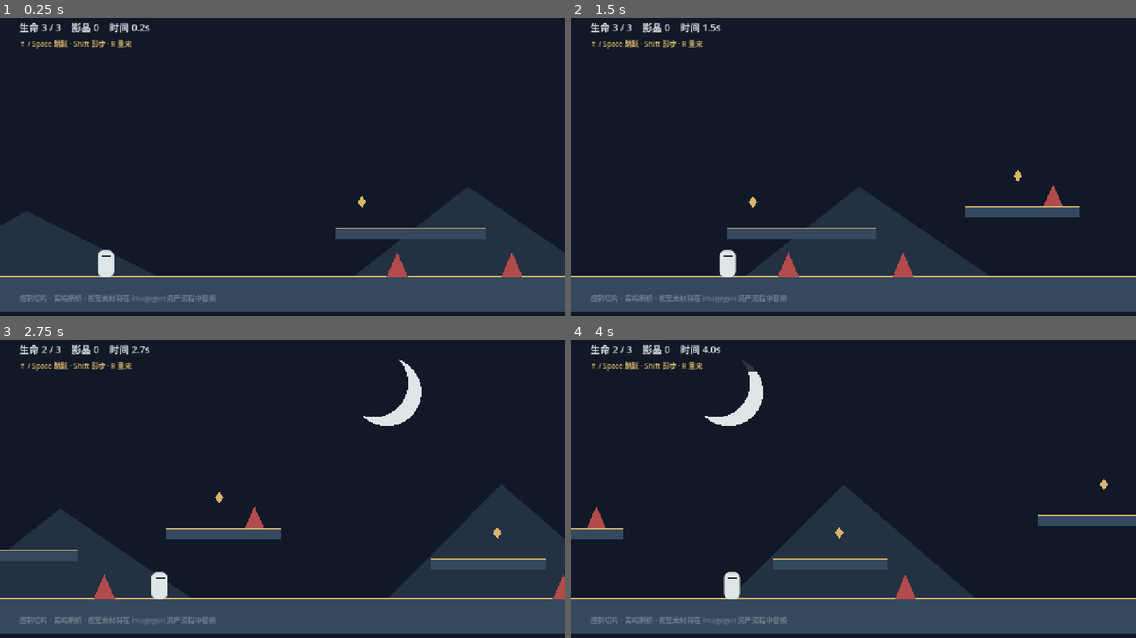
Above: before the commit, frames 1-4 (two rows, left to right).
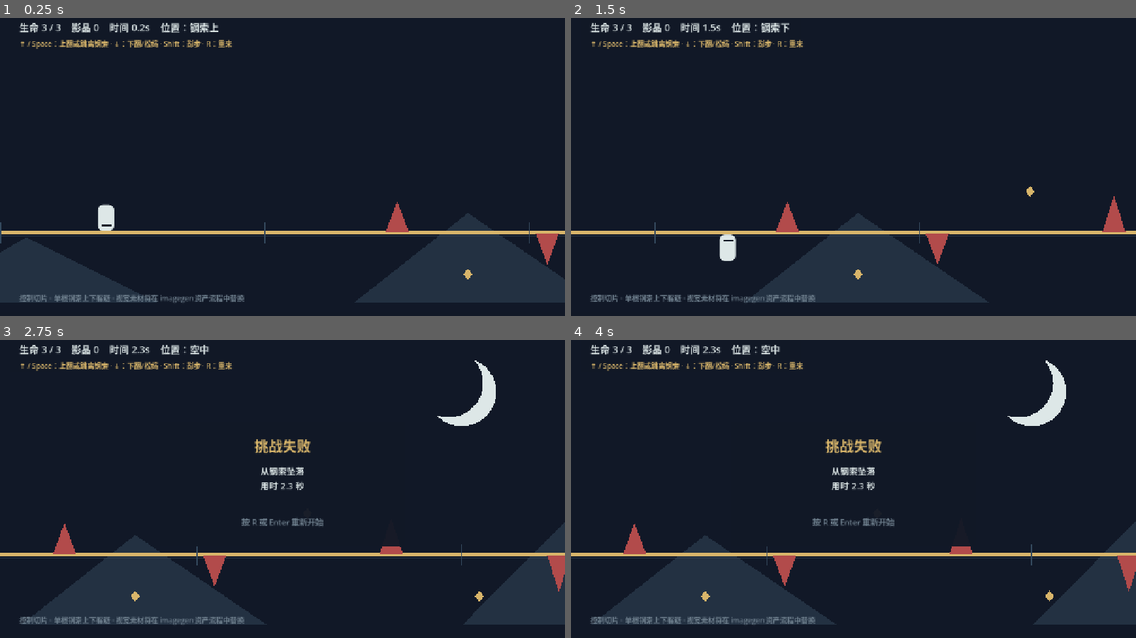
Above: after the commit, the same moments.

Repository: invokerw/ninja-must-die
Game: Godot game, scene res://scenes/main.tscn
Same seed, same stepped clock (60 frames per second), same inputs: the game is played once before the commit and once after it.
Inputs:
- Up to frame 1 (0.25 s): no input
- Up to frame 2 (1.5 s): tap Enter at 0.5 s; hold Down (drop) 0.53-1.28 s; hold Up from 0.53 s (still down); tap Shift (dash) at 0.6 s; tap Space (jump) at 0.77, 1.07 s; tap Down (drop) at 1.35 s
- Up to frame 3 (2.75 s): tap Space (jump) at 1.52, 1.55, 1.82, 2.1 s; release Up at 2.03 s; hold S from 2.03 s (still down); tap Shift (dash) at 2.3 s
- Up to frame 4 (4 s): release S at 2.78 s; hold Up from 2.78 s (still down); tap J (attack) at 2.85 s; tap Space (jump) at 3.02, 3.32, 3.77, 3.8 s; tap Down (drop) at 3.05 s; tap Shift (dash) at 3.6 s

The runs differ from the first frame. In frame 1, 20% of the frame differs, in the area x 0-100%, y 1-99%; in frame 2, 19%; in frame 3, 28%; in frame 4, 28%.

Commit message:
feat: align runner with rope traversal

Diff:
--- a/scenes/main.tscn
+++ b/scenes/main.tscn
@@ -12,9 +12,9 @@
 script = ExtResource("1_main")
 
 [node name="Player" type="CharacterBody2D" parent="."]
-position = Vector2(160, 585)
+position = Vector2(160, 486)
 collision_layer = 2
-collision_mask = 1
+collision_mask = 0
 script = ExtResource("2_player")
 
 [node name="CollisionShape2D" type="CollisionShape2D" parent="Player"]
@@ -58,7 +58,7 @@
 offset_bottom = 72.0
 theme_override_colors/font_color = Color(0.866667, 0.905882, 0.905882, 1)
 theme_override_font_sizes/font_size = 22
-text = "生命 3 / 3    影能 0 / 100    时间 0.0s"
+text = "生命 3 / 3    影晶 0    时间 0.0s    位置：钢索上"
 
 [node name="HintText" type="Label" parent="UI/HUD"]
 layout_mode = 0
@@ -68,7 +68,7 @@
 offset_bottom = 106.0
 theme_override_colors/font_color = Color(0.847059, 0.709804, 0.415686, 1)
 theme_override_font_sizes/font_size = 16
-text = "↑ / Space 跳跃 · Shift 影步 · R 重来"
+text = "↑ / Space：上翻或跳离钢索 · ↓：下翻/松绳 · Shift：影步 · R：重来"
 
 [node name="BottomText" type="Label" parent="UI/HUD"]
 layout_mode = 0
@@ -78,7 +78,7 @@
 offset_bottom = 690.0
 theme_override_colors/font_color = Color(0.431373, 0.498039, 0.552941, 1)
 theme_override_font_sizes/font_size = 16
-text = "控制切片 · 雾岭断桥 · 视觉素材将在 imagegen 资产流程中替换"
+text = "控制切片 · 单根钢索上下躲避 · 视觉素材将在 imagegen 资产流程中替换"
 
 [node name="ResultOverlay" type="ColorRect" parent="UI/HUD"]
 visible = false
--- a/scripts/hazard.gd
+++ b/scripts/hazard.gd
@@ -1,27 +1,30 @@
 class_name Hazard
 extends Area2D
 
-@export var hazard_size := Vector2(48.0, 44.0)
+@export var hazard_size := Vector2(48.0, 56.0)
+@export_enum("top", "bottom") var cable_side := "top"
 
 func _ready() -> void:
 	collision_layer = 16
 	collision_mask = 2
 	var collision := CollisionPolygon2D.new()
+	var direction := -1.0 if cable_side == "top" else 1.0
 	collision.polygon = PackedVector2Array([
-		Vector2(-hazard_size.x * 0.5, 0), Vector2(0, -hazard_size.y),
+		Vector2(-hazard_size.x * 0.5, 0), Vector2(0, hazard_size.y * direction),
 		Vector2(hazard_size.x * 0.5, 0)
 	])
 	add_child(collision)
 	queue_redraw()
 
 func _physics_process(_delta: float) -> void:
-	# Recheck overlap so immunity ending inside a hazard is not a permanent bypass.
 	for body in get_overlapping_bodies():
 		if body is PlayerController:
 			body.take_damage()
 
 func _draw() -> void:
+	var direction := -1.0 if cable_side == "top" else 1.0
 	draw_colored_polygon(PackedVector2Array([
-		Vector2(-hazard_size.x * 0.5, 0), Vector2(0, -hazard_size.y),
+		Vector2(-hazard_size.x * 0.5, 0), Vector2(0, hazard_size.y * direction),
 		Vector2(hazard_size.x * 0.5, 0)
 	]), Color("b24b4b"))
+	draw_line(Vector2(-hazard_size.x * 0.5, 0), Vector2(hazard_size.x * 0.5, 0), Color("d8b56a"), 3.0)
--- a/scripts/main.gd
+++ b/scripts/main.gd
@@ -1,28 +1,30 @@
 extends Node2D
+
+const ROPE_Y := 520.0
+const FINISH_X := 8500.0
 
 @onready var player: PlayerController = $Player
 @onready var status_text: Label = $UI/HUD/StatusText
+@onready var hint_text: Label = $UI/HUD/HintText
 @onready var result_overlay: ColorRect = $UI/HUD/ResultOverlay
 @onready var result_title: Label = $UI/HUD/ResultOverlay/ResultTitle
 @onready var result_body: Label = $UI/HUD/ResultOverlay/ResultBody
-@onready var top_bar: ColorRect = $UI/HUD/TopBar
 
 var _elapsed_time := 0.0
 var _finished := false
-var _platform_rects: Array[Rect2] = []
-var _hazard_positions: Array[Vector2] = []
 var _pickup_positions: Array[Vector2] = []
-var _finish_position := Vector2(8500.0, 590.0)
+var _finish_scene := preload("res://scripts/finish.gd")
 var _hazard_scene := preload("res://scripts/hazard.gd")
 var _pickup_scene := preload("res://scripts/pickup.gd")
-var _finish_scene := preload("res://scripts/finish.gd")
 
 func _ready() -> void:
 	_ensure_input_map()
+	player.rope_y = ROPE_Y
+	player.global_position = Vector2(160.0, ROPE_Y - player.rope_offset)
 	_build_level()
-	player.tuning = load("res://data/control_tuning.tres")
 	player.health_changed.connect(_on_health_changed)
 	player.crystal_collected.connect(_on_crystal_collected)
+	player.rope_side_changed.connect(_on_rope_side_changed)
 	player.run_failed.connect(_on_run_failed)
 	player.active = true
 	_update_status()
@@ -41,8 +43,7 @@
 		get_tree().paused = not get_tree().paused
 		if get_tree().paused:
 			result_title.text = "已暂停"
-			result_body.text = "按 Esc 继续
-按 R 重新开始"
+			result_body.text = "按 Esc 继续\n按 R 重新开始"
 			result_overlay.visible = true
 		else:
 			result_overlay.visible = false
@@ -60,66 +61,56 @@
 	if not InputMap.has_action(action_name):
 		InputMap.add_action(action_name)
 	for keycode in keycodes:
+		var already_bound := false
+		for existing in InputMap.action_get_events(action_name):
+			if existing is InputEventKey and existing.physical_keycode == keycode:
+				already_bound = true
+				break
+		if already_bound:
+			continue
 		var event := InputEventKey.new()
 		event.physical_keycode = keycode
 		InputMap.action_add_event(action_name, event)
 
 func _build_level() -> void:
-	_add_rect_body(Rect2(-100.0, 620.0, 9000.0, 80.0), true)
-	_add_platform(Rect2(760.0, 510.0, 340.0, 24.0))
-	_add_platform(Rect2(1300.0, 460.0, 260.0, 24.0))
-	_add_platform(Rect2(1900.0, 530.0, 260.0, 24.0))
-	_add_platform(Rect2(2500.0, 430.0, 300.0, 24.0))
-	_add_platform(Rect2(3300.0, 500.0, 380.0, 24.0))
-	_add_platform(Rect2(4200.0, 450.0, 320.0, 24.0))
-	_add_platform(Rect2(5200.0, 520.0, 420.0, 24.0))
-	_add_platform(Rect2(6400.0, 450.0, 360.0, 24.0))
+	# A single horizontal cable is the control slice. Each hazard explicitly targets its side.
 	for entry in [
-		[900.0, 620.0, 48.0, 56.0], [1160.0, 620.0, 48.0, 56.0],
-		[1500.0, 460.0, 44.0, 50.0], [2200.0, 620.0, 48.0, 56.0],
-		[2750.0, 430.0, 44.0, 50.0], [3700.0, 620.0, 48.0, 56.0],
-		[4620.0, 620.0, 48.0, 56.0], [5900.0, 620.0, 48.0, 56.0],
-		[7100.0, 620.0, 48.0, 56.0]
+		[900.0, "top", 72.0], [1240.0, "bottom", 72.0],
+		[1640.0, "top", 84.0], [2020.0, "bottom", 84.0],
+		[2440.0, "top", 72.0], [2820.0, "bottom", 72.0],
+		[3400.0, "top", 92.0], [3820.0, "bottom", 92.0],
+		[4300.0, "top", 76.0], [4680.0, "bottom", 76.0],
+		[5300.0, "top", 96.0], [5700.0, "bottom", 96.0],
+		[6300.0, "top", 72.0], [6700.0, "bottom", 72.0],
+		[7300.0, "top", 90.0], [7700.0, "bottom", 90.0]
 	]:
-		_add_hazard(Vector2(entry[0], entry[1]), Vector2(entry[2], entry[3]))
-	for pickup_position in [
-		Vector2(820.0, 450.0), Vector2(1420.0, 390.0), Vector2(2050.0, 470.0),
-		Vector2(2650.0, 360.0), Vector2(3500.0, 440.0), Vector2(4350.0, 390.0),
-		Vector2(5350.0, 460.0), Vector2(6550.0, 390.0)
+		_add_hazard(float(entry[0]), String(entry[1]), float(entry[2]))
+	for entry in [
+		[1060.0, "bottom"], [1450.0, "top"], [1840.0, "bottom"],
+		[2250.0, "top"], [3030.0, "bottom"], [3600.0, "top"],
+		[4100.0, "bottom"], [5100.0, "top"], [6100.0, "bottom"],
+		[7100.0, "top"]
 	]:
-		_add_pickup(pickup_position)
+		_add_pickup(float(entry[0]), String(entry[1]))
+
 	var finish := _finish_scene.new()
-	finish.position = _finish_position
+	finish.position = Vector2(FINISH_X, ROPE_Y)
 	finish.reached.connect(_on_finish_reached)
 	add_child(finish)
 
-func _add_rect_body(rect: Rect2, is_ground := false) -> void:
-	var body := StaticBody2D.new()
-	body.position = rect.position + rect.size * 0.5
-	body.collision_layer = 1 if is_ground else 513
-	body.collision_mask = 0
-	var shape_node := CollisionShape2D.new()
-	var shape := RectangleShape2D.new()
-	shape.size = rect.size
-	shape_node.shape = shape
-	body.add_child(shape_node)
-	add_child(body)
-	_platform_rects.append(rect)
-
-func _add_platform(rect: Rect2) -> void:
-	_add_rect_body(rect)
-
-func _add_hazard(base_position: Vector2, size: Vector2) -> void:
+func _add_hazard(x_position: float, cable_side: String, height: float) -> void:
 	var hazard := _hazard_scene.new()
-	hazard.position = base_position
-	hazard.hazard_size = size
+	hazard.position = Vector2(x_position, ROPE_Y)
+	hazard.cable_side = cable_side
+	hazard.hazard_size = Vector2(54.0, height)
 	add_child(hazard)
 
-func _add_pickup(pickup_position: Vector2) -> void:
+func _add_pickup(x_position: float, cable_side: String) -> void:
+	var side := PlayerController.ROPE_TOP if cable_side == "top" else PlayerController.ROPE_BOTTOM
 	var pickup := _pickup_scene.new()
-	pickup.position = pickup_position
+	pickup.position = Vector2(x_position, ROPE_Y - float(side) * 94.0)
 	add_child(pickup)
-	_pickup_positions.append(pickup_position)
+	_pickup_positions.append(pickup.position)
 
 func _on_health_changed(_current: int, _maximum: int) -> void:
 	_update_status()
@@ -127,9 +118,11 @@
 func _on_crystal_collected() -> void:
 	_update_status()
 
+func _on_rope_side_changed(_side: int) -> void:
+	_update_status()
+
 func _on_run_failed(reason: String) -> void:
-	_show_result("挑战失败", "%s
-用时 %.1f 秒" % [reason, _elapsed_time])
+	_show_result("挑战失败", "%s\n用时 %.1f 秒" % [reason, _elapsed_time])
 
 func _on_finish_reached() -> void:
 	if _finished:
@@ -137,9 +130,7 @@
 	_finished = true
 	player.stop()
 	var rank := _get_rank()
-	_show_result("控制切片完成", "用时 %.1f 秒
-评级 %s
-影晶 %d / %d" % [_elapsed_time, rank, player.crystals, _pickup_positions.size()])
+	_show_result("钢索切片完成", "用时 %.1f 秒\n评级 %s\n影晶 %d / %d" % [_elapsed_time, rank, player.crystals, _pickup_positions.size()])
 
 func _get_rank() -> String:
 	if _elapsed_time <= 30.0 and player.damage_count == 0:
@@ -163,7 +154,10 @@
 func _update_status() -> void:
 	if not is_instance_valid(player) or player.tuning == null:
 		return
-	status_text.text = "生命 %d / %d    影晶 %d    时间 %.1fs" % [player.health, player.tuning.max_health, player.crystals, _elapsed_time]
+	status_text.text = "生命 %d / %d    影晶 %d    时间 %.1fs    位置：%s" % [
+		player.health, player.tuning.max_health, player.crystals, _elapsed_time, player.get_rope_side_name()
+	]
+	hint_text.text = "↑ / Space：上翻或跳离钢索 · ↓：下翻/松绳 · Shift：影步 · R：重来"
 
 func _draw() -> void:
 	# Temporary code-drawn art keeps the control slice independent from final imagegen assets.
@@ -174,9 +168,11 @@
 		var x := float(index * 1000 - 200)
 		var hill_height := float(150 + (index % 3) * 55)
 		draw_colored_polygon(PackedVector2Array([
-			Vector2(x, 620.0), Vector2(x + 260.0, 620.0 - hill_height),
-			Vector2(x + 560.0, 620.0)
+			Vector2(x, 680.0), Vector2(x + 260.0, 680.0 - hill_height),
+			Vector2(x + 560.0, 680.0)
 		]), Color("233142"))
-	for rect in _platform_rects:
-		draw_rect(rect, Color("34495e"))
-		draw_line(rect.position, Vector2(rect.end.x, rect.position.y), Color("d8b56a"), 3.0)
+	# The cable is the central play surface: obstacles are drawn from it upward or downward.
+	draw_line(Vector2(-100.0, ROPE_Y), Vector2(9000.0, ROPE_Y), Color("d8b56a"), 6.0)
+	draw_line(Vector2(-100.0, ROPE_Y + 7.0), Vector2(9000.0, ROPE_Y + 7.0), Color(0.22, 0.29, 0.36, 0.65), 2.0)
+	for x in range(0, 9000, 600):
+		draw_line(Vector2(x, ROPE_Y - 24.0), Vector2(x, ROPE_Y + 24.0), Color("34495e"), 3.0)
--- a/scripts/player.gd
+++ b/scripts/player.gd
@@ -4,91 +4,161 @@
 signal health_changed(current: int, maximum: int)
 signal crystal_collected
 signal run_failed(reason: String)
+signal rope_side_changed(side: int)
 
 @export var tuning: PlayerTuning
 
-enum State { RUN, JUMP, FALL, DASH, STOPPED }
+const ROPE_TOP := 1
+const ROPE_BOTTOM := -1
+
+enum State { ROPE_TOP, ROPE_BOTTOM, JUMP, FALL, DASH, STOPPED }
+
 var state: State = State.STOPPED
 var health: int
 var damage_count := 0
 var crystals := 0
 var active := false
-var jumps_remaining := 1
+var on_rope := true
+var rope_side := ROPE_TOP
+var rope_y := 520.0
+var rope_offset := 34.0
 var dash_remaining := 0.0
 var dash_cooldown := 0.0
 var immunity_remaining := 0.0
+var rope_flip_lock_remaining := 0.0
+var jumps_remaining := 1
 var _coyote_remaining := 0.0
 var _buffer_remaining := 0.0
-var _drop_remaining := 0.0
-var _dash_vertical_velocity := 0.0
 
 func _ready() -> void:
 	if tuning == null:
 		tuning = load("res://data/control_tuning.tres")
-	set_collision_mask_value(1, true)
-	set_collision_mask_value(9, true)
+	collision_layer = 2
+	collision_mask = 0
 	health = tuning.max_health
+	_snap_to_rope()
 	queue_redraw()
 
 func _physics_process(delta: float) -> void:
 	if not active:
 		return
+
+	_update_timers(delta)
+	if Input.is_action_just_pressed("jump"):
+		_buffer_remaining = tuning.jump_buffer
+
+	if on_rope:
+		_process_rope_input()
+		if on_rope:
+			_process_rope_motion(delta)
+		else:
+			_process_air_motion(delta)
+	else:
+		_process_air_input()
+		if on_rope:
+			_process_rope_motion(delta)
+		else:
+			_process_air_motion(delta)
+
+	if global_position.y > 900.0:
+		fail("从钢索坠落")
+	queue_redraw()
+
+func _update_timers(delta: float) -> void:
+	dash_remaining = maxf(dash_remaining - delta, 0.0)
+	dash_cooldown = maxf(dash_cooldown - delta, 0.0)
+	immunity_remaining = maxf(immunity_remaining - delta, 0.0)
+	rope_flip_lock_remaining = maxf(rope_flip_lock_remaining - delta, 0.0)
 	_coyote_remaining = maxf(_coyote_remaining - delta, 0.0)
 	_buffer_remaining = maxf(_buffer_remaining - delta, 0.0)
-	dash_cooldown = maxf(dash_cooldown - delta, 0.0)
-	immunity_remaining = maxf(immunity_remaining - delta, 0.0)
-	_drop_remaining = maxf(_drop_remaining - delta, 0.0)
-	set_collision_mask_value(9, _drop_remaining <= 0.0)
-	if is_on_floor():
-		_coyote_remaining = tuning.coyote_time
-		jumps_remaining = 1
-	if Input.is_action_just_pressed("jump"):
-		_buffer_remaining = tuning.jump_buffer
+
+func _process_rope_input() -> void:
 	if Input.is_action_just_pressed("dash") and dash_cooldown <= 0.0:
-		_dash_vertical_velocity = velocity.y
 		dash_remaining = tuning.dash_duration
 		dash_cooldown = tuning.dash_duration + tuning.dash_recovery
-	if Input.is_action_just_pressed("drop") and is_on_floor():
-		for index in get_slide_collision_count():
-			var collider := get_slide_collision(index).get_collider()
-			if collider is PhysicsBody2D and collider.get_collision_layer_value(9):
-				_drop_remaining = 0.18
-				set_collision_mask_value(9, false)
-				_coyote_remaining = 0.0
-				velocity.y = 160.0
+		immunity_remaining = maxf(immunity_remaining, tuning.dash_duration)
+		state = State.DASH
+		return
+	if rope_flip_lock_remaining > 0.0:
+		return
+	if Input.is_action_just_pressed("drop"):
+		if rope_side == ROPE_TOP:
+			_switch_rope(ROPE_BOTTOM)
+		else:
+			_detach_from_rope(160.0)
+		return
+	var jump_pressed := Input.is_action_just_pressed("jump") or _buffer_remaining > 0.0
+	if jump_pressed:
+		_buffer_remaining = 0.0
+		if rope_side == ROPE_BOTTOM:
+			_switch_rope(ROPE_TOP)
+		else:
+			_detach_from_rope(tuning.jump_velocity)
+
+func _process_rope_motion(delta: float) -> void:
+	var speed := tuning.dash_speed if dash_remaining > 0.0 else tuning.run_speed
+	velocity = Vector2(speed, 0.0)
+	global_position.y = rope_y - float(rope_side) * rope_offset
+	move_and_slide()
 	if dash_remaining > 0.0:
-		# Blend the final partial tick so dash distance is independent of rounding.
-		var dash_step := minf(dash_remaining, delta)
-		velocity = Vector2(lerpf(tuning.run_speed, tuning.dash_speed, dash_step / delta), 0.0)
-		dash_remaining = maxf(dash_remaining - delta, 0.0)
 		state = State.DASH
-		move_and_slide()
-		if dash_remaining <= 0.0:
-			velocity.y = _dash_vertical_velocity
 	else:
-		_consume_jump()
-		velocity.x = tuning.run_speed
-		velocity.y += tuning.gravity * delta
-		if Input.is_action_pressed("drop") and not is_on_floor():
-			velocity.y = maxf(velocity.y, 1000.0)
-		move_and_slide()
-		state = State.RUN if is_on_floor() else (State.JUMP if velocity.y < 0.0 else State.FALL)
-	if global_position.y > 900.0:
-		fail("坠落到谷底")
-	queue_redraw()
-
-func _consume_jump() -> void:
-	if _buffer_remaining <= 0.0 or _drop_remaining > 0.0:
-		return
-	if is_on_floor() or _coyote_remaining > 0.0:
-		velocity.y = tuning.jump_velocity
-		_coyote_remaining = 0.0
-	elif jumps_remaining > 0:
-		velocity.y = tuning.double_jump_velocity
-		jumps_remaining -= 1
-	else:
-		return
+		state = State.ROPE_TOP if rope_side == ROPE_TOP else State.ROPE_BOTTOM
+
+func _process_air_input() -> void:
+	if Input.is_action_just_pressed("dash") and dash_cooldown <= 0.0:
+		dash_remaining = tuning.dash_duration
+		dash_cooldown = tuning.dash_duration + tuning.dash_recovery
+		immunity_remaining = maxf(immunity_remaining, tuning.dash_duration)
+	if Input.is_action_just_pressed("jump"):
+		if _can_regrab_rope():
+			_attach_to_rope(ROPE_TOP)
+		elif jumps_remaining > 0:
+			velocity.y = tuning.double_jump_velocity
+			jumps_remaining -= 1
+	if Input.is_action_pressed("drop"):
+		velocity.y = maxf(velocity.y, 1000.0)
+
+func _process_air_motion(delta: float) -> void:
+	var speed := tuning.dash_speed if dash_remaining > 0.0 else tuning.run_speed
+	velocity.x = speed
+	velocity.y += tuning.gravity * delta
+	move_and_slide()
+	state = State.DASH if dash_remaining > 0.0 else (State.JUMP if velocity.y < 0.0 else State.FALL)
+	if velocity.y > 0.0 and absf(global_position.y - rope_y) <= 12.0 and _buffer_remaining > 0.0:
+		_buffer_remaining = 0.0
+		_attach_to_rope(ROPE_TOP)
+
+func _switch_rope(target_side: int) -> void:
+	rope_side = target_side
+	on_rope = true
+	rope_flip_lock_remaining = 0.10
+	velocity = Vector2.ZERO
+	_snap_to_rope()
+	rope_side_changed.emit(rope_side)
+
+func _detach_from_rope(initial_vertical_velocity: float) -> void:
+	on_rope = false
+	_coyote_remaining = tuning.coyote_time
 	_buffer_remaining = 0.0
+	jumps_remaining = 1
+	velocity = Vector2(tuning.run_speed, initial_vertical_velocity)
+	state = State.JUMP if initial_vertical_velocity < 0.0 else State.FALL
+
+func _attach_to_rope(target_side: int) -> void:
+	rope_side = target_side
+	on_rope = true
+	_buffer_remaining = 0.0
+	velocity = Vector2.ZERO
+	_snap_to_rope()
+	rope_side_changed.emit(rope_side)
+
+func _snap_to_rope() -> void:
+	global_position.y = rope_y - float(rope_side) * rope_offset
+	state = State.ROPE_TOP if rope_side == ROPE_TOP else State.ROPE_BOTTOM
+
+func _can_regrab_rope() -> bool:
+	return not on_rope and velocity.y > 0.0 and absf(global_position.y - rope_y) <= 42.0
 
 func collect_energy(_amount: int = 10) -> void:
 	if not active:
@@ -118,15 +188,24 @@
 	velocity = Vector2.ZERO
 	queue_redraw()
 
+func get_state_name() -> String:
+	return State.keys()[state]
+
+func get_rope_side_name() -> String:
+	if not on_rope:
+		return "空中"
+	return "钢索上" if rope_side == ROPE_TOP else "钢索下"
+
 func _draw() -> void:
-	# Geometry is a physics/debug marker, not production artwork.
+	# Temporary geometry is only a control marker; final art follows the imagegen style guide.
 	var tint := Color("dde7e7")
 	if state == State.DASH:
 		tint = Color("d8b56a")
 	elif immunity_remaining > 0.0:
 		tint.a = 0.45 if fmod(immunity_remaining, 0.16) < 0.08 else 1.0
 	draw_style_box(_body_style(tint), Rect2(-18, -30, 36, 60))
-	draw_line(Vector2(-9, -16), Vector2(12, -16), Color("111827"), 3)
+	var direction := -1.0 if rope_side == ROPE_BOTTOM else 1.0
+	draw_line(Vector2(-9, 17.0 * direction), Vector2(13, 17.0 * direction), Color("111827"), 3)
 	if state == State.DASH:
 		draw_line(Vector2(-24, 0), Vector2(-90, 0), Color(0.85, 0.71, 0.42, 0.45), 7)
 
Not shown, changed: README.md
Not shown, changed: docs/GAME_DESIGN.md
